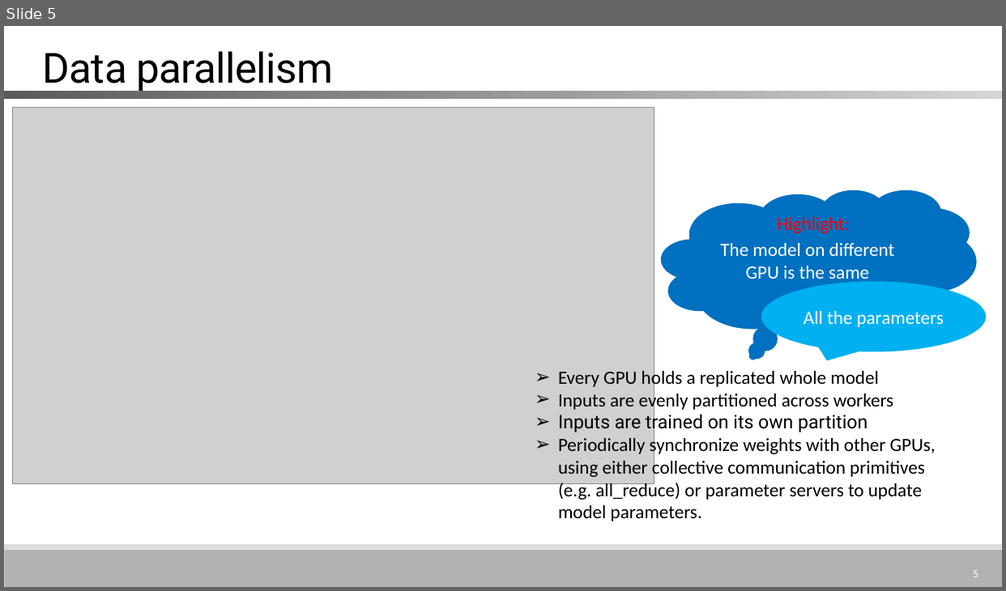
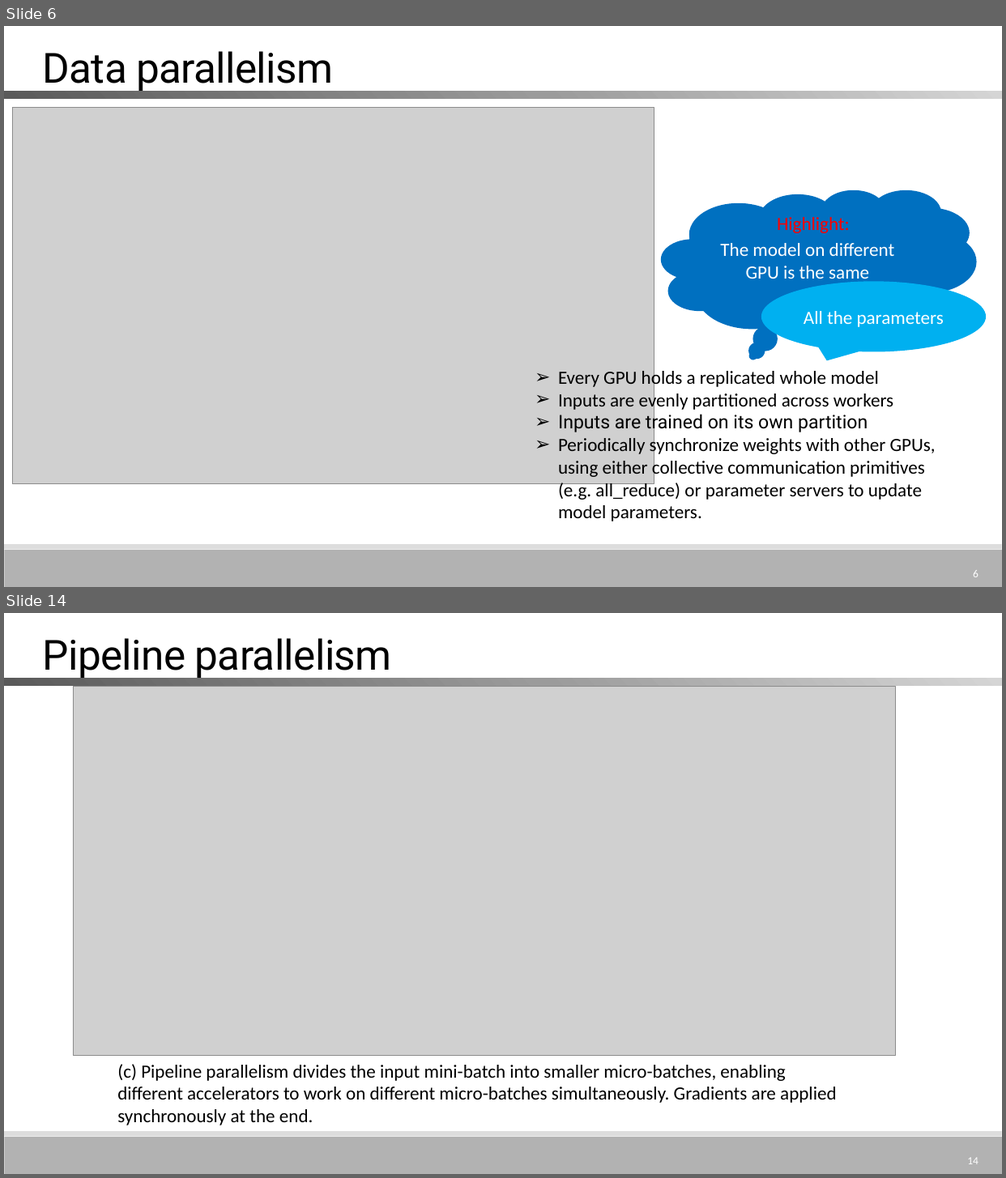
Before and after one commit to MitchellX/RecordCommand, a slide deck: GPipe.pptx. Shown one above the other, each under a label of ours: slide 5 before the commit, slides 6 and 14 after it; the slides between them are not shown. The pictures are 1006x591 and 1006x1178 pixels, drawn with LibreOffice and Linux fonts; fonts in the diff are those of the drawing; grey boxes stand for pictures. Boxes give left, top, right and bottom in pixels: in the first picture for what was removed or moved away, otherwise in the second. Text is boxed around its words. In the diff, an @@ line names an element or a change of style, - is before the commit and + after.

```diff
--- a/GPipe.pptx
+++ b/GPipe.pptx
@@ slide 14 added at bbox=[4, 613, 1002, 1174], background #FFFFFF; not listed: 2 template elements that a slide beside it also shows @@
@@ title added at bbox=[43, 638, 392, 680], 40 pt, text #000000 @@
+Pipeline parallelism
@@ rectangle added at bbox=[4, 678, 1002, 686], fill gradient #D5D5D5 to #9B9B9B to #5A5A5A @@
@@ picture added at bbox=[74, 687, 896, 1055] @@
@@ text added at bbox=[117, 1064, 836, 1126], 18 pt, text #000000 @@
+(c) Pipeline parallelism divides the input mini-batch into smaller micro-batches, enabling different accelerators to work on different micro-batches simultaneously. Gradients are applied synchronously at the end.
@@ page number added at bbox=[967, 1157, 978, 1165], 10.5 pt, text #FFFFFF @@
+14
@@ what was slide 5 is now slide 6 @@
@@ page number at bbox=[973, 570, 978, 578]: text changed @@
-5
+6
```
Also in this commit, not shown: 11 slides changed, 16 other slides added, 12 slides removed.
